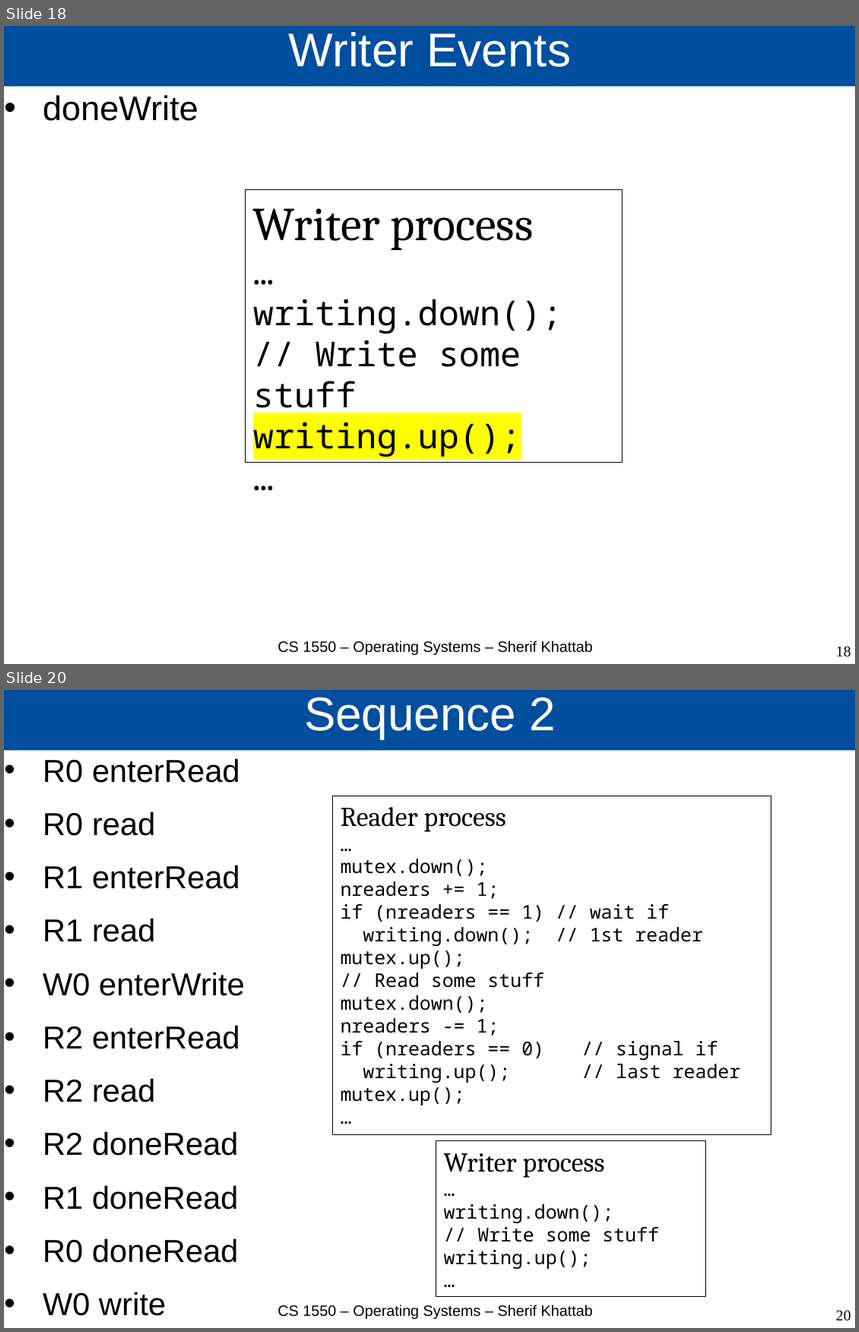
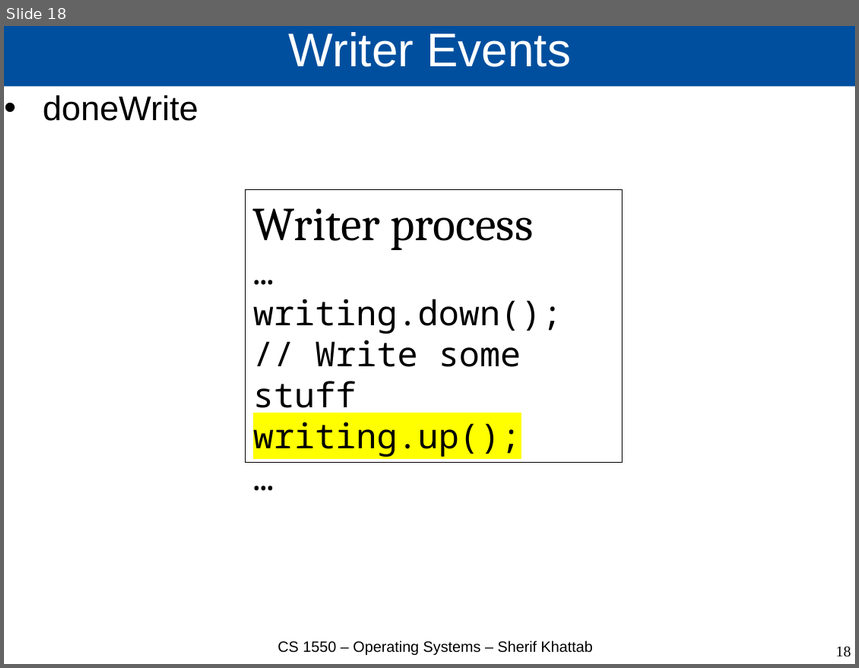
Before and after one commit to cs1550-2244/cs1550-code-handouts, a slide deck: DraftSlides/Lecture7.pptx. Shown one above the other, each under a label of ours: slides 18 and 20 before the commit, slide 18 after it; the slides between them are not shown. The pictures are 859x1332 and 859x668 pixels, drawn with LibreOffice and Linux fonts; fonts in the diff are those of the drawing. Boxes give left, top, right and bottom in pixels: in the first picture for what was removed or moved away, otherwise in the second. Text is boxed around its words. In the diff, an @@ line names an element or a change of style, - is before the commit and + after.

```diff
--- a/DraftSlides/Lecture7.pptx
+++ b/DraftSlides/Lecture7.pptx
@@ slide 20 removed at (4, 690, 855, 1328), background #FFFFFF @@
@@ title removed at (4, 690, 855, 751) @@
-Sequence 2
@@ text removed at (43, 758, 245, 1316) @@
-• R0 enterRead
-• R0 read
-• R1 enterRead
-• R1 read
-• W0 enterWrite
-• R2 enterRead
-• R2 read
-• R2 doneRead
-• R1 doneRead
-• R0 doneRead
-• W0 write
-• W0 doneWrite
@@ rectangle removed at (332, 796, 772, 1135) @@
-Reader process
-…
-mutex.down();
-nreaders += 1;
-if (nreaders == 1) // wait if
-writing.down(); // 1st reader
-mutex.up();
-// Read some stuff
-mutex.down();
-nreaders -= 1;
-if (nreaders == 0) // signal if
-writing.up(); // last reader
-mutex.up();
-…
@@ rectangle removed at (436, 1141, 706, 1297) @@
-Writer process
-…
-writing.down();
-// Write some stuff
-writing.up();
-…
@@ text removed at (278, 1305, 593, 1319) @@
-CS 1550 – Operating Systems – Sherif Khattab
@@ page number removed at (836, 1311, 851, 1322) @@
-20
```
Also in this commit, not shown: 2 other slides removed, 3 other files.
